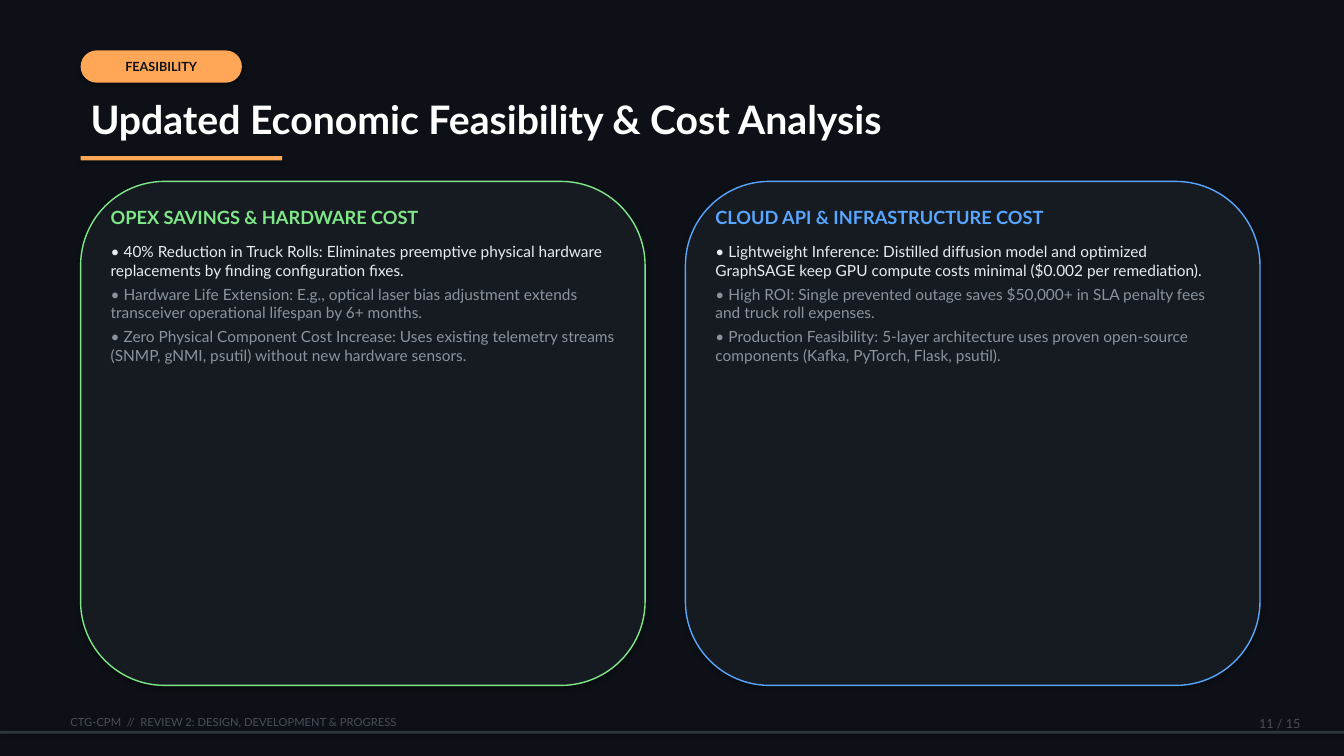
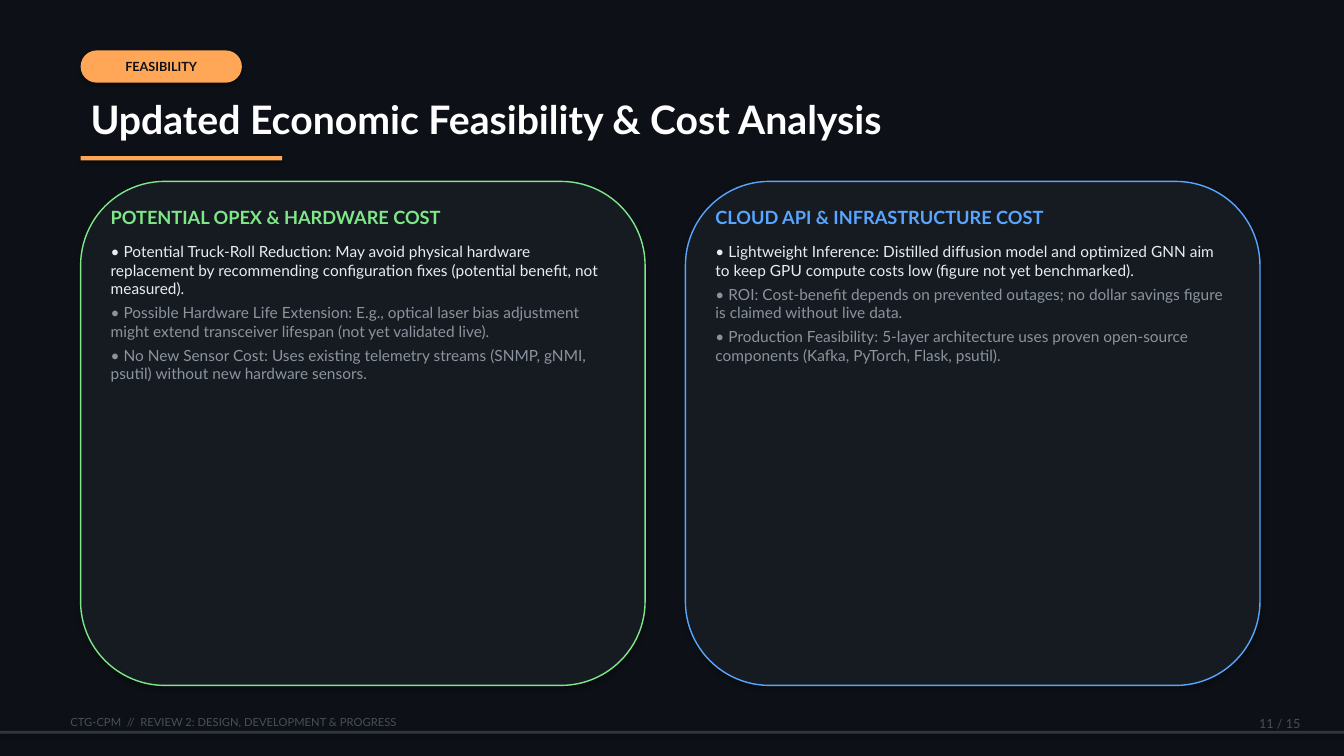
Before and after one commit to sagnikbasutaan2004-source/CTG-CPM-Self-Healing-Networks, a slide deck: slide 11 of CTG-CPM_Review2_Presentation.pptx. Drawn at 1344x756 pixels with LibreOffice and Linux fonts; fonts in the diff are those of the drawing. Boxes give left, top, right and bottom in pixels: in the first picture for what was removed or moved away, otherwise in the second. Text is boxed around its words. In the diff, an @@ line names an element or a change of style, - is before the commit and + after.

Commit message:
fix: remove fabricated claims and wire real dynamic models
- kafka_telemetry_streaming: fix broken NoBrokersAvailable import so real
  Kafka actually connects (was silently disabling Kafka)
- Rename fabricated 'DigitalTwinExecution' task to 'CounterfactualProjection'
  across game_engine, agentic_remediator, test_prototype
- Remove hardcoded/fabricated metrics (MTTR, OPEX savings, 100% pass,
  zero-risk, sub-second deployment, 40% attribution, ad-hoc lifecycle claims)
  from llm_diagnostician, COMPREHENSIVE_SYSTEM_GUIDE, web dashboard,
  and PPT generators; replace with honest measurement/disclosure wording
- Make Shapley root-cause in fallback diagnosis use the actual computed value
- regenerate honest CTG-CPM_Implementation_Plan.pptx and
  CTG-CPM_Review2_Presentation.pptx (add OUTPUT_PPT_PATH env override)
- add train/inference code, trained GraphSAGE GNN & diffusion weights,
  benchmarks, unit tests
- drop accidentally-tracked Word lock file ~$CTG-CPM_Review2_Presentation.pptx

```diff
--- a/CTG-CPM_Review2_Presentation.pptx
+++ b/CTG-CPM_Review2_Presentation.pptx
@@ text at (111, 210, 598, 382): text changed @@
-OPEX SAVINGS & HARDWARE COST
-• 40% Reduction in Truck Rolls: Eliminates preemptive physical hardware replacements by finding configuration fixes.
-• Hardware Life Extension: E.g., optical laser bias adjustment extends transceiver operational lifespan by 6+ months.
-• Zero Physical Component Cost Increase: Uses existing telemetry streams (SNMP, gNMI, psutil) without new hardware sensors.
+POTENTIAL OPEX & HARDWARE COST
+• Potential Truck-Roll Reduction: May avoid physical hardware replacement by recommending configuration fixes (potential benefit, not measured).
+• Possible Hardware Life Extension: E.g., optical laser bias adjustment might extend transceiver lifespan (not yet validated live).
+• No New Sensor Cost: Uses existing telemetry streams (SNMP, gNMI, psutil) without new hardware sensors.
@@ text at (715, 245, 1223, 318): text changed @@
-• Lightweight Inference: Distilled diffusion model and optimized GraphSAGE keep GPU compute costs minimal ($0.002 per remediation).
-• High ROI: Single prevented outage saves $50,000+ in SLA penalty fees and truck roll expenses.
+• Lightweight Inference: Distilled diffusion model and optimized GNN aim to keep GPU compute costs low (figure not yet benchmarked).
+• ROI: Cost-benefit depends on prevented outages; no dollar savings figure is claimed without live data.
```
Also in this commit, not shown: 11 other slides changed, 27 other files.
